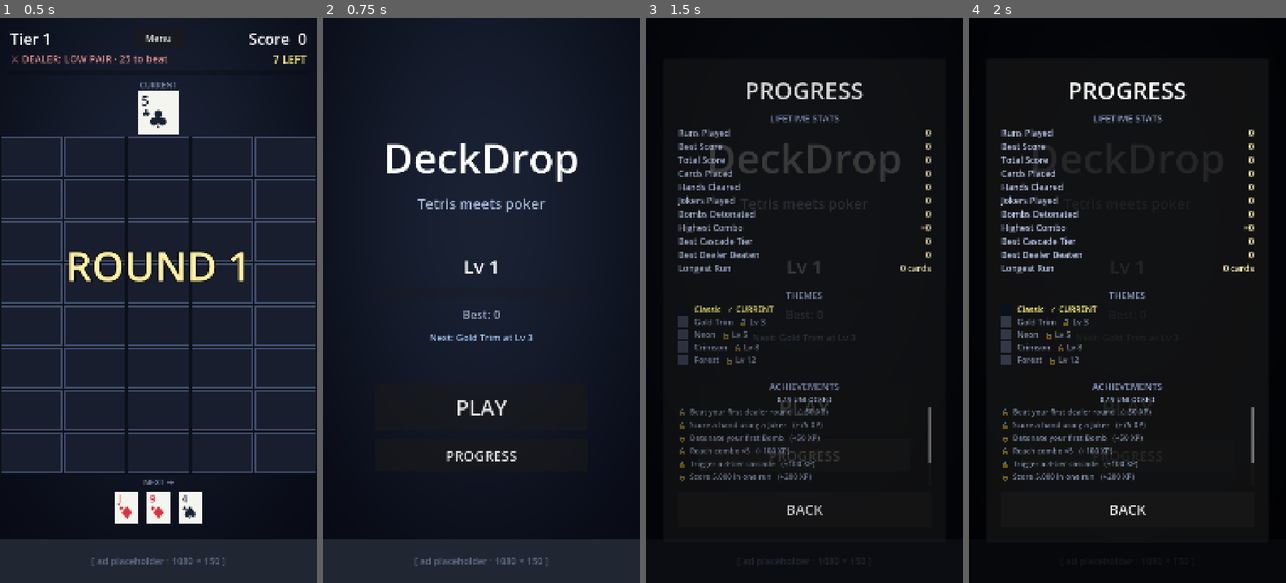
Above: before the commit, frames 1-4 (left to right).
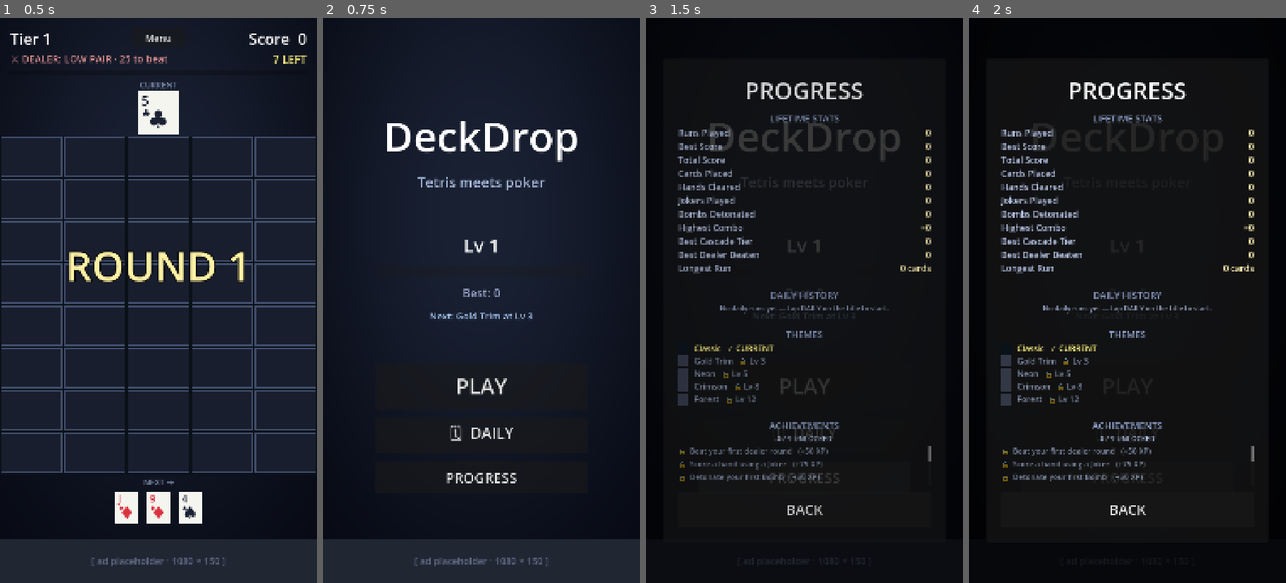
Above: after the commit, the same moments.

Repository: KrisCagle/Godot-CardStack
Game: Godot game, scene res://scenes/Game.tscn
Two runs of this game, one before a commit and one after it. Both use one fixed random seed, a clock stepped at 60 frames per second and the inputs below. This scene is started directly instead of the project's main scene.
Inputs:
- Up to frame 1 (0.5 s): no input
- Up to frame 2 (0.75 s): click "Menu" at 0.5 s
- Up to frame 3 (1.5 s): click "PROGRESS" at 1.25 s
- Up to frame 4 (2 s): no input

Frame 1 is identical in both runs. In frame 2, 5.1% of the frame differs, in the area x 20-81%, y 18-83%; in frame 3, 6.7%, in the area x 10-90%, y 18-83%; in frame 4, 3.9%.

Commit message:
Add Daily Challenge mode + local daily leaderboard
New MatchState autoload tracks per-match flags (pending_mode,
daily_date) across the Title→Game scene transition. Defaults to
standard mode every app launch; Title sets it via launch_standard /
launch_daily before the scene change.

Daily mode determinism: deck is seeded with absi(today's date hash);
specials draw from a separate seeded RNG offset by 0x9E3779B9 from
the deck seed (so they're independent streams but still reproducible).
Two players hitting the daily on the same calendar day get the same
deck order AND the same Joker/Bomb positions.

Title gets a DAILY button between PLAY and PROGRESS. Label updates
dynamically: "🗓 DAILY" if you haven't played today, "🗓 DAILY · 1240"
showing your best if you have.

Game-start splash prefixes with "DAILY · " when in daily mode so the
player visibly knows which mode they're in.

End-of-run records against MatchState.score_date_for_current_run()
(the daily's date for daily runs, today otherwise), so a daily run
that finishes after midnight still credits the right day.

ProgressPanel grows a DAILY HISTORY section between Stats and Themes:
last 7 days that have a score, today highlighted in gold. Empty state
shows "No daily runs yet — tap DAILY on the title to start."

Diff:
--- a/DeckDrop/project.godot
+++ b/DeckDrop/project.godot
@@ -20,6 +20,7 @@
 
 SaveData="*res://scripts/save_data.gd"
 Sfx="*res://scripts/sfx.gd"
+MatchState="*res://scripts/match_state.gd"
 
 [display]
 
--- a/DeckDrop/scenes/ProgressPanel.tscn
+++ b/DeckDrop/scenes/ProgressPanel.tscn
@@ -63,6 +63,25 @@
 custom_minimum_size = Vector2(0, 12)
 layout_mode = 2
 
+[node name="DailySection" type="VBoxContainer" parent="Panel/VBox"]
+layout_mode = 2
+theme_override_constants/separation = 6
+
+[node name="DailyTitle" type="Label" parent="Panel/VBox/DailySection"]
+layout_mode = 2
+modulate = Color(0.55, 0.62, 0.78, 1)
+text = "DAILY HISTORY"
+horizontal_alignment = 1
+theme_override_font_sizes/font_size = 32
+
+[node name="DailyVBox" type="VBoxContainer" parent="Panel/VBox/DailySection"]
+layout_mode = 2
+theme_override_constants/separation = 4
+
+[node name="SpacerB" type="Control" parent="Panel/VBox"]
+custom_minimum_size = Vector2(0, 12)
+layout_mode = 2
+
 [node name="ThemesSection" type="VBoxContainer" parent="Panel/VBox"]
 layout_mode = 2
 theme_override_constants/separation = 6
--- a/DeckDrop/scenes/Title.tscn
+++ b/DeckDrop/scenes/Title.tscn
@@ -89,6 +89,12 @@
 text = "PLAY"
 theme_override_font_sizes/font_size = 72
 
+[node name="DailyButton" type="Button" parent="CenterColumn"]
+custom_minimum_size = Vector2(0, 120)
+layout_mode = 2
+text = "DAILY"
+theme_override_font_sizes/font_size = 52
+
 [node name="ProgressButton" type="Button" parent="CenterColumn"]
 custom_minimum_size = Vector2(0, 110)
 layout_mode = 2
--- a/DeckDrop/scripts/game.gd
+++ b/DeckDrop/scripts/game.gd
@@ -60,6 +60,7 @@
 @onready var game_over_panel: Control = $GameOverPanel
 
 var _deck: Deck
+var _specials_rng: RandomNumberGenerator = null
 var _current: Card = null
 var _preview: Array[Card] = []
 var _is_animating: bool = false
@@ -96,7 +97,19 @@
 
 
 func _start_new_game() -> void:
-	_deck = Deck.new()
+	# Daily mode uses a deterministic seed derived from today's date — every
+	# player gets the same deck order AND the same Joker/Bomb positions.
+	var seed_value := 0
+	if MatchState.is_daily():
+		seed_value = MatchState.daily_seed_for(MatchState.daily_date)
+	_deck = Deck.new(seed_value)
+	_specials_rng = RandomNumberGenerator.new()
+	if seed_value != 0:
+		# Offset so deck and specials don't draw correlated values from the
+		# same stream. Both are still deterministic per-date.
+		_specials_rng.seed = seed_value + 0x9E3779B9
+	else:
+		_specials_rng.randomize()
 	score = 0
 	_tier = 1
 	_combo = 0
@@ -121,7 +134,8 @@
 	playfield.reset()
 	game_over_panel.hide_summary()
 	_refresh()
-	_show_round_splash("ROUND 1")
+	var splash_prefix := "DAILY · " if MatchState.is_daily() else ""
+	_show_round_splash("%sROUND 1" % splash_prefix)
 
 
 func _process(delta: float) -> void:
@@ -318,7 +332,7 @@
 	var total_xp: int = xp_from_score + first_time_bonus
 	var previous_level: int = SaveData.level
 	var add_result: Dictionary = SaveData.add_xp(total_xp)
-	var is_new_best: bool = SaveData.record_score(score, _today_date())
+	var is_new_best: bool = SaveData.record_score(score, MatchState.score_date_for_current_run())
 
 	# Lifetime stat rollup
 	SaveData.increment_stat("total_runs")
@@ -384,8 +398,11 @@
 
 func _draw_card_with_specials() -> Card:
 	var chance := _special_chance_for_tier(_tier)
-	if randf() < chance:
-		if randf() < 0.6:
+	# Use the seeded _specials_rng so daily-mode special placements are
+	# deterministic too — without this, two players on the same daily seed
+	# could see different Joker/Bomb positions.
+	if _specials_rng.randf() < chance:
+		if _specials_rng.randf() < 0.6:
 			return Card.make_joker()
 		return Card.make_bomb()
 	return _deck.draw_card()
--- /dev/null
+++ b/DeckDrop/scripts/match_state.gd
@@ -0,0 +1,47 @@
+extends Node
+## Transient per-match state — what mode the player launched, which date the
+## daily run is tied to. Title sets these before changing scene; Game reads
+## them in _start_new_game. Not persisted — defaults reset on app launch.
+##
+## Autoloaded as `MatchState`.
+
+const MODE_STANDARD := "standard"
+const MODE_DAILY := "daily"
+
+var pending_mode: String = MODE_STANDARD
+var daily_date: String = ""  # YYYY-MM-DD of the active daily run, "" otherwise
+
+
+func today_date_str() -> String:
+	var d := Time.get_date_dict_from_system()
+	return "%04d-%02d-%02d" % [d.year, d.month, d.day]
+
+
+# Deterministic seed for a given date — all players get the same deck on
+# the same calendar day. We bias toward positive ints so they print cleanly
+# in logs, but RandomNumberGenerator handles either sign.
+func daily_seed_for(date_str: String) -> int:
+	return absi(date_str.hash())
+
+
+func launch_standard() -> void:
+	pending_mode = MODE_STANDARD
+	daily_date = ""
+
+
+func launch_daily() -> void:
+	pending_mode = MODE_DAILY
+	daily_date = today_date_str()
+
+
+func is_daily() -> bool:
+	return pending_mode == MODE_DAILY
+
+
+# Date string the current run's score should record against.
+# Daily runs always record against the daily's own date; standard runs use
+# whatever today is when the run ended.
+func score_date_for_current_run() -> String:
+	if is_daily():
+		return daily_date
+	return today_date_str()
--- a/DeckDrop/scripts/progress_panel.gd
+++ b/DeckDrop/scripts/progress_panel.gd
@@ -6,6 +6,7 @@
 signal close_pressed
 
 @onready var stats_vbox: VBoxContainer = $Panel/VBox/StatsSection/StatsVBox
+@onready var daily_vbox: VBoxContainer = $Panel/VBox/DailySection/DailyVBox
 @onready var themes_vbox: VBoxContainer = $Panel/VBox/ThemesSection/ThemesVBox
 @onready var achievements_vbox: VBoxContainer = $Panel/VBox/AchievementsSection/AchievementsScroll/AchievementsVBox
 @onready var unlocked_label: Label = $Panel/VBox/AchievementsSection/UnlockedLabel
@@ -19,6 +20,7 @@
 
 func show_progress() -> void:
 	_populate_stats()
+	_populate_daily_history()
 	_populate_themes()
 	_populate_achievements()
 	visible = true
@@ -63,6 +65,54 @@
 		value.horizontal_alignment = HORIZONTAL_ALIGNMENT_RIGHT
 		row.add_child(value)
 		stats_vbox.add_child(row)
+
+
+func _populate_daily_history() -> void:
+	for c in daily_vbox.get_children():
+		c.queue_free()
+
+	var dates: Array = SaveData.daily_scores.keys()
+	dates.sort()
+	dates.reverse()  # most recent first
+	var today := MatchState.today_date_str()
+	var shown := 0
+
+	for date in dates:
+		if shown >= 7:
+			break
+		var row := HBoxContainer.new()
+		row.size_flags_horizontal = SIZE_EXPAND_FILL
+
+		var date_text := String(date)
+		var date_label := Label.new()
+		date_label.add_theme_font_size_override("font_size", 28)
+		date_label.size_flags_horizontal = SIZE_EXPAND_FILL
+		if date_text == today:
+			date_label.text = "  %s   (today)" % date_text
+			date_label.modulate = Color(1.00, 0.95, 0.55)
+		else:
+			date_label.text = "  %s" % date_text
+			date_label.modulate = Color(0.72, 0.77, 0.90)
+		row.add_child(date_label)
+
+		var score_label := Label.new()
+		score_label.text = "%d   " % int(SaveData.daily_scores[date])
+		score_label.add_theme_font_size_override("font_size", 28)
+		score_label.modulate = Color(1.00, 0.95, 0.70)
+		score_label.horizontal_alignment = HORIZONTAL_ALIGNMENT_RIGHT
+		row.add_child(score_label)
+
+		daily_vbox.add_child(row)
+		shown += 1
+
+	if shown == 0:
+		var empty := Label.new()
+		empty.text = "No daily runs yet — tap DAILY on the title to start."
+		empty.add_theme_font_size_override("font_size", 24)
+		empty.modulate = Color(0.55, 0.60, 0.72)
+		empty.autowrap_mode = TextServer.AUTOWRAP_WORD_SMART
+		empty.horizontal_alignment = HORIZONTAL_ALIGNMENT_CENTER
+		daily_vbox.add_child(empty)
 
 
 func _populate_themes() -> void:
--- a/DeckDrop/scripts/title.gd
+++ b/DeckDrop/scripts/title.gd
@@ -5,6 +5,7 @@
 @onready var best_label: Label = $CenterColumn/BestLabel
 @onready var next_unlock_label: Label = $CenterColumn/NextUnlockLabel
 @onready var play_button: Button = $CenterColumn/PlayButton
+@onready var daily_button: Button = $CenterColumn/DailyButton
 @onready var progress_button: Button = $CenterColumn/ProgressButton
 
 const PROGRESS_PANEL_SCENE := preload("res://scenes/ProgressPanel.tscn")
@@ -13,6 +14,7 @@
 
 func _ready() -> void:
 	play_button.pressed.connect(_on_play_pressed)
+	daily_button.pressed.connect(_on_daily_pressed)
 	progress_button.pressed.connect(_on_progress_pressed)
 	_refresh()
 
@@ -33,8 +35,22 @@
 			[String(next_unlock.name), int(next_unlock.unlock_level)]
 		next_unlock_label.modulate = Color(0.65, 0.78, 0.95)
 
+	# Daily button shows today's best score if the player already attempted it.
+	var today := MatchState.today_date_str()
+	var today_best: int = int(SaveData.daily_scores.get(today, 0))
+	if today_best > 0:
+		daily_button.text = "🗓  DAILY · %d" % today_best
+	else:
+		daily_button.text = "🗓  DAILY"
+
 
 func _on_play_pressed() -> void:
+	MatchState.launch_standard()
+	get_tree().change_scene_to_file("res://scenes/Game.tscn")
+
+
+func _on_daily_pressed() -> void:
+	MatchState.launch_daily()
 	get_tree().change_scene_to_file("res://scenes/Game.tscn")
 
 
Not shown, added: DeckDrop/scripts/themes.gd.uid
